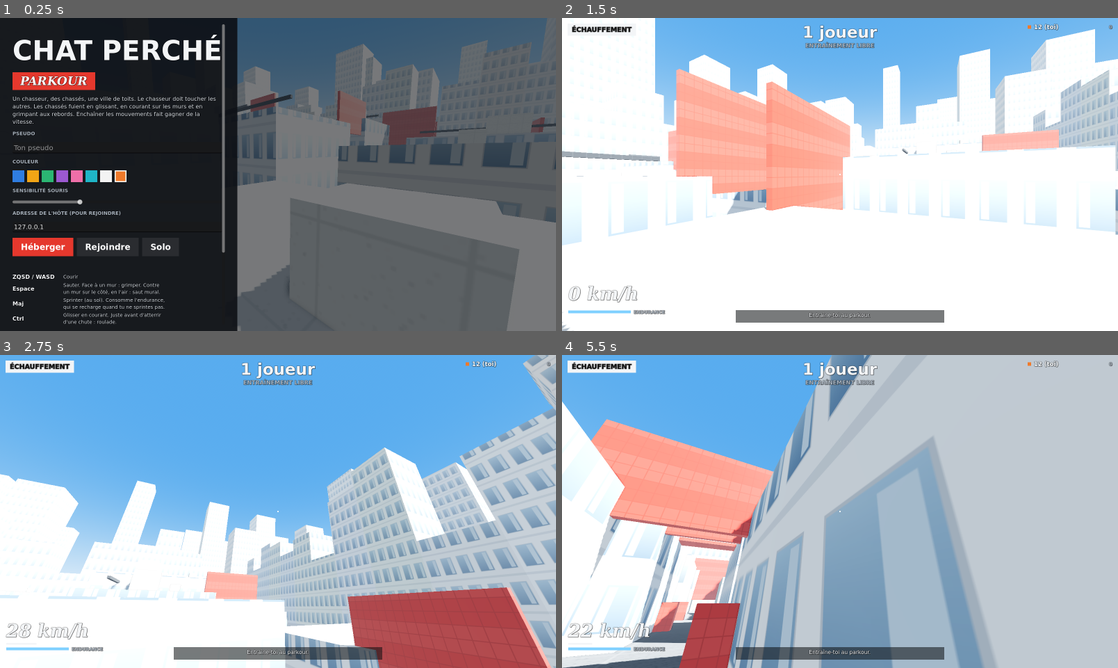
Above: before the commit, frames 1-4 (two rows, left to right).
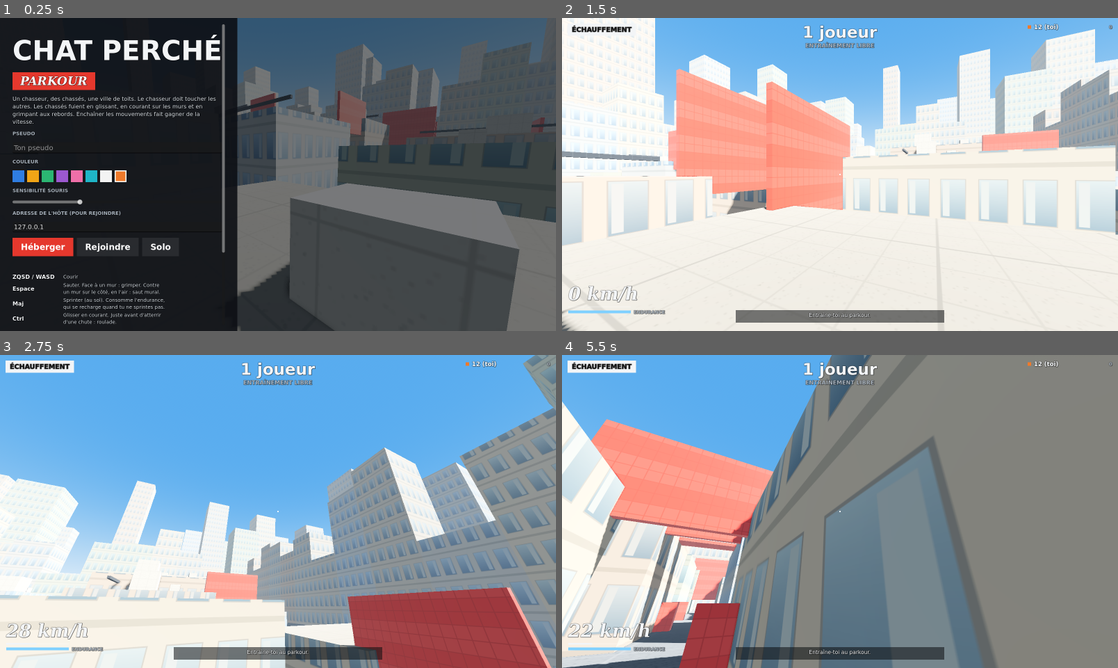
Above: after the commit, the same moments.

Repository: cocoyote2/chat-perche-godot
Game: Godot game, scene res://scenes/main.tscn
The game is run twice, just before and just after one commit, with the same random seed, the same clock (stepped at 60 frames per second) and the same inputs.
Inputs (mouse positions are in pixels of both pictures, inside the frame that each line leads up to):
- Up to frame 1 (0.25 s): no input
- Up to frame 2 (1.5 s): click (678, 146) at 0.52 s; type "12" at 0.6 s; click "Solo" at 1.25 s
- Up to frame 3 (2.75 s): tap Enter (start_round) at 2 s; move the mouse to (305, 511) at 2.02 s; hold W (move_forward) from 2.03 s (still down); hold E (pulse) from 2.03 s (still down); click (305, 511) at 2.17 s; tap Space (jump) at 2.27 s
- Up to frame 4 (5.5 s): keep holding W (move_forward); move the mouse to (812, 511) at 2.77 s; release E (pulse) at 2.78 s; tap Tab (scores) at 2.85 s; tap Space (jump) at 3.02, 4.52, 5.27 s; move the mouse to (851, 505) at 3.52 s; hold Ctrl (slide) 3.53-4.28 s; move the mouse to (834, 517) at 4.27 s; tap Shift (sprint) at 4.35 s; click (834, 517) at 4.42 s; move the mouse to (878, 514) at 5.02 s; hold Enter (start_round) from 5.03 s (still down)

The runs differ from the first frame. In frame 1, 22% of the frame differs, in the area x 42-100%, y 28-100%; in frame 2, 19%; in frame 3, 26%; in frame 4, 67%, in the area x 0-100%, y 0-100%.

Commit message:
Textures moins blanches et éclairage adouci
La ville partait d'un blanc presque pur (murs, toits, obstacles clairs)
multiplié par des teintes elles aussi presque blanches : au soleil, les
toits éblouissaient.
- textures : murs, toits et obstacles clairs passent à des gris pierre,
  les toits étant les plus foncés ;
- teintes des bâtiments : sable, gris-bleu, terracotta pâle, sauge,
  grège et gris au lieu de blancs ;
- soleil 1,5 → 1,25, lumière ambiante 0,6 → 0,5, brouillard moins pâle
  pour que les tours lointaines ne se fondent plus dans le blanc.

La géométrie de la ville ne change pas.

Co-Authored-By: Claude Opus 5.5 <noreply@anthropic.com>

Diff:
--- a/scripts/main.gd
+++ b/scripts/main.gd
@@ -122,11 +122,11 @@
 	env.sky = sky
 	env.ambient_light_source = Environment.AMBIENT_SOURCE_COLOR
 	env.ambient_light_color = Color("#c9d3dc")
-	env.ambient_light_energy = 0.6
+	env.ambient_light_energy = 0.5
 	env.tonemap_mode = Environment.TONE_MAPPER_ACES
 	env.ssao_enabled = true
 	env.fog_enabled = true
-	env.fog_light_color = Color("#cfe1f1")
+	env.fog_light_color = Color("#b4c3d0")
 	env.fog_density = 0.0025
 	env.fog_sky_affect = 0.0
 	var we := WorldEnvironment.new()
@@ -135,7 +135,7 @@
 	var sun := DirectionalLight3D.new()
 	sun.rotation = Vector3(deg_to_rad(-52), deg_to_rad(-35), 0)
 	sun.light_color = Color("#fff0d8")
-	sun.light_energy = 1.5
+	sun.light_energy = 1.25
 	sun.shadow_enabled = true
 	sun.directional_shadow_max_distance = 90.0
 	add_child(sun)
--- a/scripts/world.gd
+++ b/scripts/world.gd
@@ -293,7 +293,7 @@
 	_rng.seed = 20261016
 	var lots := [-40.0, -20.0, 0.0, 20.0, 40.0]
 	var ht := [[4, 6, 8, 6, 4], [6, 9, 11, 9, 6], [8, 11, 0, 11, 8], [6, 9, 11, 9, 6], [4, 6, 8, 6, 4]]
-	var tints := [Color("#ffffff"), Color("#f0f3f7"), Color("#e4ecf5"), Color("#f7eee6"), Color("#ecf1e9"), Color("#f4f4f4")]
+	var tints := [Color("#e8dccb"), Color("#d3dbe3"), Color("#e6cfbd"), Color("#d4dcc9"), Color("#ddd6cd"), Color("#d9d9d9")]
 	add_box(-300, -1, -300, 300, 0, 300, "ground")
 
 	for j in 5:
@@ -621,22 +621,22 @@
 	var img := Image.create_empty(size, size, false, Image.FORMAT_RGBA8)
 	match kind:
 		"wall":   # 4 m tile, 64 px per metre, floor at the bottom of the image
-			img.fill(Color("#eceff2"))
+			img.fill(Color("#c6c4bf"))
 			for k in 2:
 				var x := int((k * 2 + 0.35) * 64)
 				var w := int(1.3 * 64)
 				var y := size - int(3.3 * 64)
 				var h := int(2.4 * 64)
-				img.fill_rect(Rect2i(x - 3, y - 3, w + 6, h + 6), Color("#c3cad2"))
+				img.fill_rect(Rect2i(x - 3, y - 3, w + 6, h + 6), Color("#9da1a5"))
 				for row in h:
 					img.fill_rect(Rect2i(x, y + row, w, 1), Color("#a8c6de").lerp(Color("#6d8fb0"), float(row) / h))
-				img.fill_rect(Rect2i(x + 6, y + 6, int(w * 0.3), h - 12), Color("#c4d8e8"))
-			img.fill_rect(Rect2i(0, size - 16, size, 16), Color("#d5dae0"))
+				img.fill_rect(Rect2i(x + 6, y + 6, int(w * 0.3), h - 12), Color("#b4c8d8"))
+			img.fill_rect(Rect2i(0, size - 16, size, 16), Color("#acaca8"))
 		"roof":
-			img.fill(Color("#d4d9df"))
+			img.fill(Color("#94979a"))
 			_speckle(img, 900, 0.08)
-			_grid_lines(img, 64, Color("#c6ccd2"), 2)
-			_grid_lines(img, 256, Color("#b3b9c0"), 4)
+			_grid_lines(img, 64, Color("#888b8e"), 2)
+			_grid_lines(img, 256, Color("#7b7e82"), 4)
 		"ground":
 			img.fill(Color("#5c6169"))
 			_speckle(img, 2500, 0.25)
@@ -649,8 +649,8 @@
 			img.fill(Color("#3b414a"))
 			_grid_lines(img, 32, Color("#454b54"), 2)
 		_:
-			img.fill(Color("#f1f1ec"))
+			img.fill(Color("#bbb8b0"))
 			_speckle(img, 200, 0.06)
-			_grid_lines(img, 64, Color("#dedfda"), 2)
+			_grid_lines(img, 64, Color("#aaa79f"), 2)
 	img.generate_mipmaps()
 	return ImageTexture.create_from_image(img)
